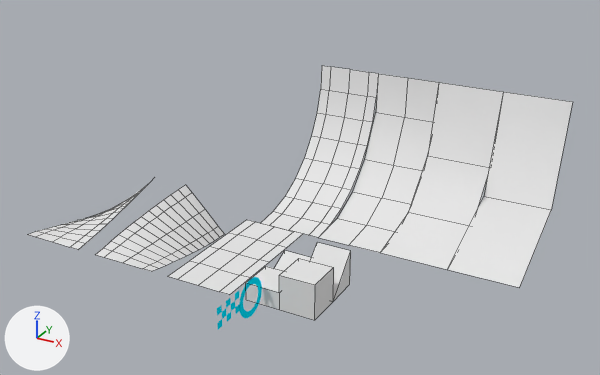
What one commit did to the Blender file components/blocklib.blend.
Rendered twice from a 50 mm camera at (308.0, -513.0, 344.0) aimed at (-26.0, 95.0, 40.0). Lighting does not change. The marker at lower left points along +X, +Y and +Z. Mesh edges are drawn as thin lines on the coarser meshes.

Names of what the first picture shows: 'Block_0_32_32_16', 'Block_0_32_32_32', 'Block_1_32_32_32', 'Block_Ramp_0_64_128_0', 'Block_Ramp_64_128_128', 'Block_Twist_64_128_64', 'Block_Twist_CCW_64_128_64', 'LOD_Ramp_64_128_128.LOD.001', 'LOD_Ramp_64_128_128.LOD.002', 'LOD_Ramp_64_128_128.LOD.003'.
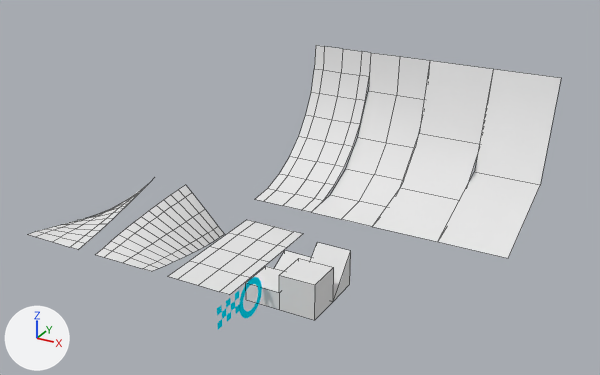
Where the change shows, as pixel boxes [x1, y1, x2, y2] in the pictures (600 x 375 px):
'LOD_Ramp_64_128_128.LOD.003', mesh moved: before [447, 92, 573, 287]; after [438, 69, 561, 258]
'LOD_Ramp_64_128_128.LOD.002', mesh moved: before [381, 82, 503, 269]; after [372, 60, 493, 242]
'LOD_Ramp_64_128_128.LOD.001', mesh moved: before [318, 74, 439, 253]; after [312, 53, 430, 226]
'Block_Ramp_64_128_128', mesh moved: before [261, 65, 378, 237]; after [256, 45, 371, 212]

Patch to the scene script:
```diff
--- a/components/blocklib.blend.py
+++ b/components/blocklib.blend.py
@@ me_lod_ramp_64_128_128_lod_003 @@
 me_lod_ramp_64_128_128_lod_003.from_pydata(...)  # 6 vertices, 2 faces; spans x -16.0..112.0, y -16.0..112.0, z -48.0..16.0
 # used by ob_lod_ramp_64_128_128_lod_003; location = (128.0, 128.0, 0.0); rotation_euler = (0.0, -1.571, 0.0), in degrees (0, -90, 0)
+# me_lod_ramp_64_128_128_lod_003 part 1: the whole mesh is moved by (16.0, 16.0, 16.0)
 me_lod_ramp_64_128_128_lod_003.materials.append(mat_ramp)
@@ me_lod_ramp_64_128_128_lod_002 @@
 me_lod_ramp_64_128_128_lod_002.from_pydata(...)  # 8 vertices, 3 faces; spans x -16.0..112.0, y -16.0..112.0, z -48.0..16.0
 # used by ob_lod_ramp_64_128_128_lod_002; location = (64.0, 128.0, 0.0); rotation_euler = (0.0, -1.571, 0.0), in degrees (0, -90, 0)
+# me_lod_ramp_64_128_128_lod_002 part 2: the whole mesh is moved by (16.0, 16.0, 16.0)
 me_lod_ramp_64_128_128_lod_002.materials.append(mat_ramp)
@@ me_lod_ramp_64_128_128_lod_001 @@
 me_lod_ramp_64_128_128_lod_001.from_pydata(...)  # 18 vertices, 10 faces; spans x -16.0..112.0, y -16.0..112.0, z -48.0..16.0
 # used by ob_lod_ramp_64_128_128_lod_001; location = (0.0, 128.0, 0.0); rotation_euler = (0.0, -1.571, 0.0), in degrees (0, -90, 0)
+# me_lod_ramp_64_128_128_lod_001 part 3: the whole mesh is moved by (16.0, 16.0, 16.0)
 me_lod_ramp_64_128_128_lod_001.materials.append(mat_ramp)
@@ me_block_ramp_64_128_128 @@
 me_block_ramp_64_128_128.from_pydata(...)  # 45 vertices, 32 faces; spans x -16.0..112.0, y -16.0..112.0, z -48.0..16.0
 # used by ob_block_ramp_64_128_128; location = (-64.0, 128.0, 0.0); rotation_euler = (0.0, -1.571, 0.0), in degrees (0, -90, 0)
+# me_block_ramp_64_128_128 part 4: the whole mesh is moved by (16.0, 16.0, 16.0)
 me_block_ramp_64_128_128.materials.append(mat_ramp)
```
